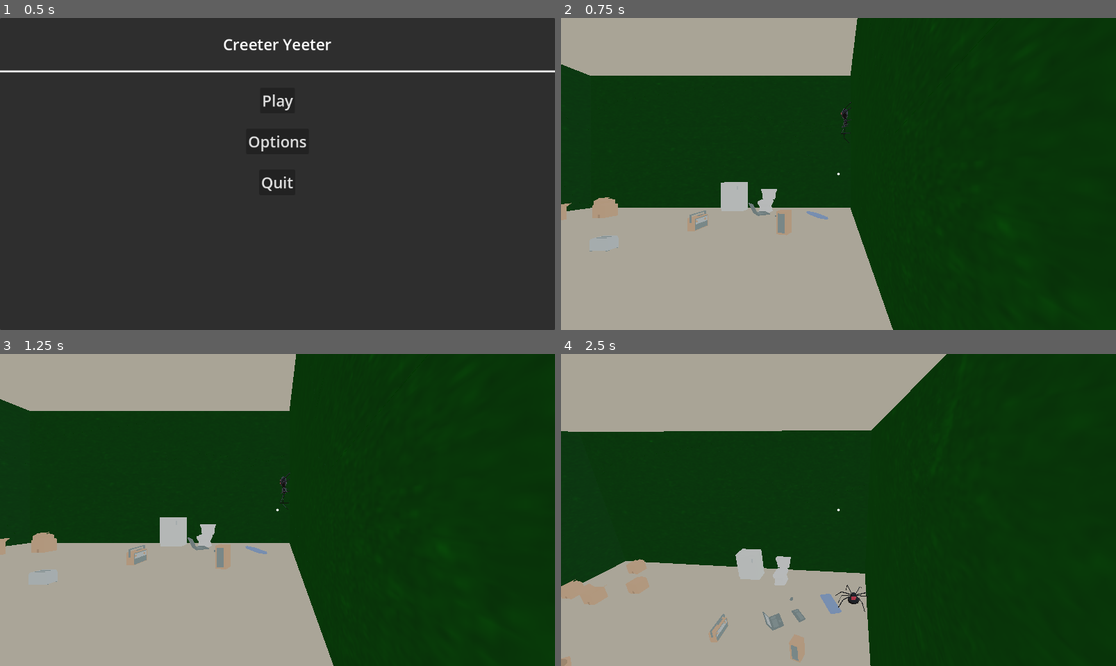
Above: before the commit, frames 1-4 (two rows, left to right).
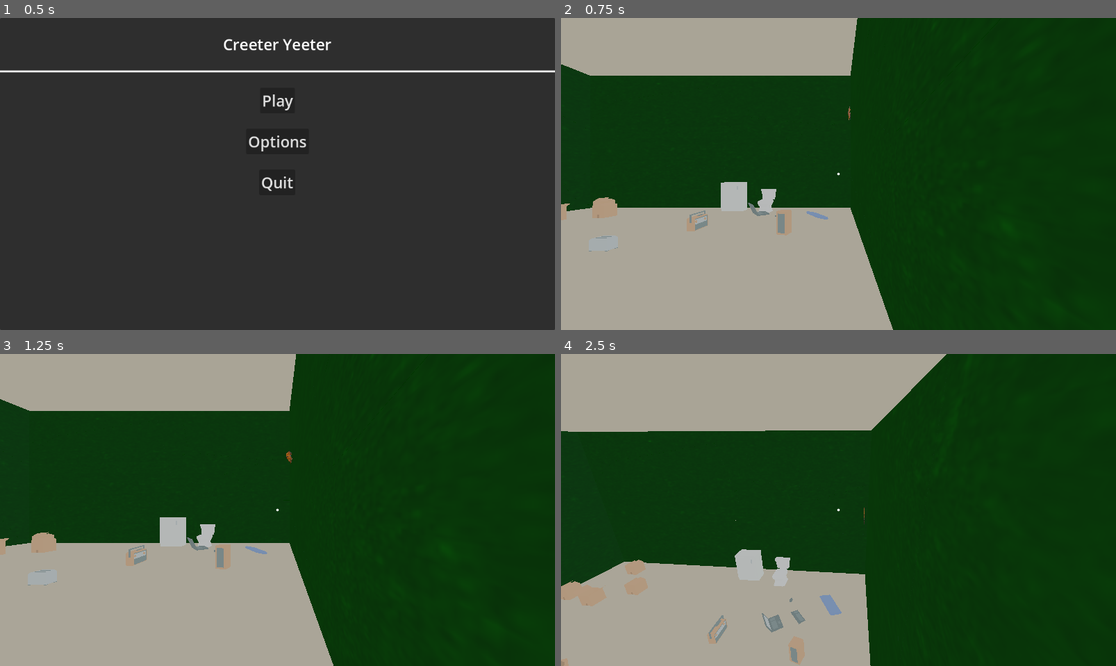
Above: after the commit, the same moments.

Repository: rcorre/wildjam84
Game: Godot game, scene res://menus/title/Title.tscn
The game is run twice, just before and just after one commit, with the same random seed, the same clock (stepped at 60 frames per second) and the same inputs.
Inputs (mouse positions are in pixels of both pictures, inside the frame that each line leads up to):
- Up to frame 1 (0.5 s): no input
- Up to frame 2 (0.75 s): click "Play" at 0.5 s
- Up to frame 3 (1.25 s): no input
- Up to frame 4 (2.5 s): tap Enter at 1.25 s; move the mouse to (866, 510) at 1.27 s; hold Right mouse button (drop) 1.28-2.03 s; hold W (forward) from 1.28 s (still down); tap Space (jump) at 1.52, 1.55, 1.82, 2.1, 2.27 s; move the mouse to (810, 510) at 2.02 s; right-click (810, 510) at 2.3 s

Frame 1 is identical in both runs. In frame 2, 0.1% of the frame differs, in the area x 1-60%, y 5-100%; in frame 3, 0.1%; in frame 4, 0.7%, in the area x 0-64%, y 11-100%.

Commit message:
Add butterfly enemy

Diff:
--- a/global/Constants.gd
+++ b/global/Constants.gd
@@ -14,25 +14,29 @@
 		# It's assumed that the chances will always total to 100
 		"bugs": [
 			{
-				"name": "Spider",
+				"name": "Butterfly",
 				"chance": 100,
 			},
 		],
-		"min_spawn_frequency": 10.0,
-		"max_spawn_frequency": 15.0,
-		"max_concurrent_bugs": 2,
+		"min_spawn_frequency": 6.0,
+		"max_spawn_frequency": 12.0,
+		"max_concurrent_bugs": 4,
 		"chase_factor": 0,
 		"wall_color": Color.WEB_GREEN,
 	},
 	{
 		"bugs": [
 			{
+				"name": "Butterfly",
+				"chance": 30,
+			},
+			{
 				"name": "Spider",
-				"chance": 100,
+				"chance": 70,
 			},
 		],
-		"min_spawn_frequency": 7.0,
-		"max_spawn_frequency": 12.0,
+		"min_spawn_frequency": 6.0,
+		"max_spawn_frequency": 11.0,
 		"max_concurrent_bugs": 3,
 		"chase_factor": 0.5,
 		"wall_color": Color.PALE_GREEN,
--- a/scenes/Bugs/Bug.gd
+++ b/scenes/Bugs/Bug.gd
@@ -3,12 +3,6 @@
 
 # Chance to enter slomo on killing a bug
 const SLOMO_CHANCE := 0.2
-
-# Time you can stand near a bug till it jumps on you
-const JUMP_SECS := 3.0
-
-# How fast the jump animation is
-const JUMP_ANIM_SECS := 0.25
 
 signal on_bug_death(bug: Bug)
 
@@ -24,17 +18,11 @@
 # chance to move vs standing still
 @export var move_chance := 0.5
 
-@onready var mesh: Node3D = $Armature/Skeleton3D/Mesh
 
 @onready var walk_sound: AudioStreamPlayer3D = $WalkSound
 @onready var splat_sound: AudioStreamPlayer3D = $SplatSound
 @onready var splat_particles: CPUParticles3D = $SplatParticles
 @onready var anim: AnimationPlayer = $AnimationPlayer
-@onready var jump_area: Area3D = $JumpArea
-
-var current_direction: Vector3 = Vector3.ZERO
-var jump_charge := 0.0
-var face_hugging: Player
 
 var player : Player
 var chase_factor : float = 0
@@ -42,7 +30,16 @@
 var last_floor_normal := Vector3.ZERO
 var last_turn := -1.0
 
+# child classes must set
+var mesh: Node3D
+var move_animation_name : String
+var idle_animation_name : String
+
+func _on_ready() -> void:
+	pass
+
 func _ready() -> void:
+	_on_ready()
 	var timer := Timer.new()
 	add_child(timer)
 	timer.one_shot = true
@@ -52,75 +49,21 @@
 	# 3 is "enemy", no easy way to get this programatically
 	set_collision_layer_value(3, true)
 
-func _physics_process(delta: float) -> void:
-	if health <= 0:
-		return
-
-	if face_hugging == null and jump_area.has_overlapping_bodies():
-		maybe_jump(delta)
-	else:
-		jump_charge = move_toward(jump_charge, 0.0, delta)
-
-	if last_turn != -1:
-		last_turn += delta
-
-	if not face_hugging:
-		var collision := move_and_collide(basis.z * delta * speed)
-		if collision and (last_turn == -1 or last_turn > 2):
-			last_turn = 0
-			basis = Basis.looking_at(collision.get_normal(0).cross(up_direction), collision.get_normal(0))
-		# move_and_slide()
-
-func maybe_jump(delta: float) -> void:
-	var player := jump_area.get_overlapping_bodies()[0] as Player
-	if player.face_hugger:
-		# already got one
-		return
-
-	jump_charge = move_toward(jump_charge, 1.0, delta / JUMP_SECS)
-
-	if jump_charge < 1.0:
-		return
-
-	prints(self, "jumping on player")
-
-	player.drop()
-
-	# reparent to the player camera
-	face_hugging = player
-	face_hugging.face_hugger = self
-	reparent(face_hugging.camera)
-	var tween := get_tree().create_tween()
-
-	# move our position to the camera, but a little forward
-	tween.set_parallel()
-	tween.tween_property(self, "position", Vector3.FORWARD * 0.5, JUMP_ANIM_SECS)
-	tween.tween_property(self, "rotation", Vector3(PI / -2.0, 0.0, 0.0), JUMP_ANIM_SECS)
-
-	# just don't collide while jumping
-	collision_layer = 0
-	collision_mask = 0
-	set_collision_layer_value(3, true)
-
-func _get_move_rotation() -> float:
-	if player:
-		# seems to work when I tested with one spider but it's hard to notice much difference in the chaos of many
-		var angle_to_player := basis.z.signed_angle_to(Basis.looking_at(player.position, up_direction).z, up_direction) + PI
-		return (randf_range(0, PI * 2) + (chase_factor * angle_to_player)) / (chase_factor + 1)
-	return randf_range(0, PI * 2)
+func _rotate_for_move() -> void:
+	pass
 
 func move(timer: Timer) -> void:
 	if health <= 0:
 		return
 	timer.start(randf_range(min_move_secs, max_move_secs))
 	if randf() < move_chance:
-		rotate_object_local(up_direction, _get_move_rotation())
+		_rotate_for_move()
 		velocity = speed * basis.z
-		anim.play("Walk")
+		anim.play(move_animation_name)
 		walk_sound.playing = true
 	else:
 		velocity = Vector3.ZERO
-		anim.play("Idle")
+		anim.play(idle_animation_name)
 		walk_sound.playing = false
 
 func hit(_from: Vector3, damage: int) -> void:
@@ -135,6 +78,7 @@
 		collision_mask = 0
 		mesh.visible = false
 		if randf() <= SLOMO_CHANCE:
+			# todo slowmo sound effect
 			Engine.time_scale = 0.1
 			var tween := get_tree().create_tween()
 			# note: the 0.1 delay actually equals 1s because we reduced the time scale
--- /dev/null
+++ b/scenes/Bugs/Butterfly/Butterfly.gd
@@ -0,0 +1,30 @@
+class_name Butterfly extends Bug
+
+const ALL_DIRECTIONS = [
+	Vector3.MODEL_BOTTOM,
+	Vector3.MODEL_FRONT,
+	Vector3.MODEL_LEFT,
+	Vector3.MODEL_REAR,
+	Vector3.MODEL_RIGHT,
+	Vector3.MODEL_TOP,
+]
+
+func _physics_process(delta: float) -> void:
+	if health <= 0:
+		return
+	move_and_slide()
+
+func _on_ready() -> void:
+	self.move_animation_name = "fly"
+	self.idle_animation_name = "fly"
+	self.mesh = $"butterfly_root/Skeleton3D/butterfly "
+
+func _get_move_rotation(axis: Vector3) -> float:
+	if player:
+		var angle_to_player := basis.z.signed_angle_to(Basis.looking_at(player.position, axis).z, axis) + PI
+		return (randf_range(0, PI * 2) + (chase_factor * angle_to_player)) / (chase_factor + 1)
+	return randf_range(0, PI * 2)
+
+func _rotate_for_move() -> void:
+	var axis := ALL_DIRECTIONS[randi_range(0, 5)] as Vector3
+	rotate_object_local(axis, _get_move_rotation(axis))
--- /dev/null
+++ b/scenes/Bugs/Butterfly/Butterfly.tscn
@@ -0,0 +1,70 @@
+[gd_scene load_steps=9 format=3 uid="uid://gvhpg148ek8a"]
+
+[ext_resource type="PackedScene" uid="uid://kvlkac7m23s0" path="res://assets/models/Butterfly.glb" id="1_de5c5"]
+[ext_resource type="Script" uid="uid://b8h0ifu83xibr" path="res://scenes/Bugs/Butterfly/Butterfly.gd" id="2_47vs3"]
+[ext_resource type="AudioStream" uid="uid://bw4rruf5dkba" path="res://assets/sounds/splat.wav" id="3_jvhbi"]
+[ext_resource type="AudioStream" uid="uid://dqj14kxs03mxs" path="res://assets/sounds/wing_flap.mp3" id="4_jvhbi"]
+
+[sub_resource type="BoxShape3D" id="BoxShape3D_ybh7j"]
+size = Vector3(0.227417, 0.531982, 0.460388)
+
+[sub_resource type="StandardMaterial3D" id="StandardMaterial3D_77qx4"]
+albedo_color = Color(0.485565, 0.789398, 0.263196, 1)
+
+[sub_resource type="SphereMesh" id="SphereMesh_rgddv"]
+radius = 0.1
+height = 0.2
+radial_segments = 16
+rings = 8
+
+[sub_resource type="Curve" id="Curve_ceh6o"]
+_data = [Vector2(0, 1), 0.0, 0.0, 0, 0, Vector2(1, 0), 0.0, 0.0, 0, 0]
+point_count = 2
+
+[node name="Butterfly" instance=ExtResource("1_de5c5")]
+floor_stop_on_slope = false
+floor_block_on_wall = false
+floor_max_angle = 3.14159
+script = ExtResource("2_47vs3")
+health = 25
+max_move_secs = 3.0
+move_chance = 0.75
+
+[node name="Skeleton3D" parent="butterfly_root" index="0"]
+bones/3/rotation = Quaternion(-0.0229996, 0.00129381, 0.346822, 0.937648)
+bones/6/rotation = Quaternion(-0.0229996, -0.0012938, -0.346822, 0.937648)
+bones/8/rotation = Quaternion(-0.0146719, -0.00143225, -0.0789218, 0.996772)
+bones/10/rotation = Quaternion(-0.014672, 0.00143237, 0.0789218, 0.996772)
+
+[node name="SplatSound" type="AudioStreamPlayer3D" parent="." index="2"]
+stream = ExtResource("3_jvhbi")
+pitch_scale = 1.5
+
+[node name="WalkSound" type="AudioStreamPlayer3D" parent="." index="3"]
+stream = ExtResource("4_jvhbi")
+volume_db = 10.0
+max_distance = 20.0
+
+[node name="CollisionShape3D" type="CollisionShape3D" parent="." index="4"]
+transform = Transform3D(-4.37114e-08, 1, 0, -1, -4.37114e-08, 0, 0, 0, 1, 0.00109862, 0.110557, 0.0226135)
+shape = SubResource("BoxShape3D_ybh7j")
+
+[node name="SplatParticles" type="CPUParticles3D" parent="." index="5"]
+material_override = SubResource("StandardMaterial3D_77qx4")
+emitting = false
+amount = 64
+lifetime = 0.5
+one_shot = true
+explosiveness = 0.7
+mesh = SubResource("SphereMesh_rgddv")
+direction = Vector3(0, 1, 0)
+spread = 98.26
+initial_velocity_min = 3.0
+initial_velocity_max = 8.0
+damping_min = 1.0
+damping_max = 1.0
+scale_amount_curve = SubResource("Curve_ceh6o")
+
+[node name="VisibleOnScreenNotifier3D" type="VisibleOnScreenNotifier3D" parent="." index="6"]
+transform = Transform3D(1, 0, 0, 0, 1, 0, 0, 0, 1, 0, -0.145862, 0)
+aabb = AABB(-0.295265, 0.112478, -0.353229, 0.590531, 0.130513, 0.479896)
--- a/scenes/Bugs/Controller/BugController.gd
+++ b/scenes/Bugs/Controller/BugController.gd
@@ -11,7 +11,8 @@
 	6: Constants.DIRECTION.DOWN
 }
 
-@export var Spider : PackedScene
+@export var spider_scene : PackedScene
+@export var butterfly_scene : PackedScene
 
 var player : Player
 var difficulty_level: int
@@ -31,8 +32,9 @@
 
 func _get_bug_scene(bug_name: String) -> PackedScene:
 	match bug_name:
-		"Spider": return Spider
-		_: return Spider
+		"Spider": return spider_scene
+		"Butterfly": return butterfly_scene
+		_: return spider_scene
 
 func _pick_bug(options: Array) -> PackedScene:
 	var rand_val := randi_range(1, 100)
--- a/scenes/Bugs/Controller/BugController.tscn
+++ b/scenes/Bugs/Controller/BugController.tscn
@@ -1,8 +1,10 @@
-[gd_scene load_steps=3 format=3 uid="uid://bmuj4v85vq2os"]
+[gd_scene load_steps=4 format=3 uid="uid://bmuj4v85vq2os"]
 
 [ext_resource type="Script" uid="uid://rcv2hs2w8v32" path="res://scenes/Bugs/Controller/BugController.gd" id="1_8mp4u"]
-[ext_resource type="PackedScene" uid="uid://dmv485f177oai" path="res://scenes/Bugs/Spider.tscn" id="2_kk0mv"]
+[ext_resource type="PackedScene" uid="uid://dmv485f177oai" path="res://scenes/Bugs/Spider/Spider.tscn" id="2_kk0mv"]
+[ext_resource type="PackedScene" uid="uid://gvhpg148ek8a" path="res://scenes/Bugs/Butterfly/Butterfly.tscn" id="3_skq4w"]
 
 [node name="BugController" type="Node3D"]
 script = ExtResource("1_8mp4u")
-Spider = ExtResource("2_kk0mv")
+spider_scene = ExtResource("2_kk0mv")
+butterfly_scene = ExtResource("3_skq4w")
--- a/scenes/Bugs/Spider.tscn
+++ /dev/null
@@ -1,115 +0,0 @@
-[gd_scene load_steps=10 format=3 uid="uid://dmv485f177oai"]
-
-[ext_resource type="PackedScene" uid="uid://cjttwapnf87ix" path="res://assets/models/Spider.glb" id="1_hhqfg"]
-[ext_resource type="Script" uid="uid://bsx4vw80jdvnk" path="res://scenes/Bugs/Bug.gd" id="2_54sod"]
-[ext_resource type="AudioStream" uid="uid://bw4rruf5dkba" path="res://assets/sounds/splat.wav" id="3_sdwer"]
-[ext_resource type="AudioStream" uid="uid://cvvekbvqp1efp" path="res://assets/sounds/spider_walk.wav" id="4_dwmdf"]
-
-[sub_resource type="BoxShape3D" id="BoxShape3D_dwmdf"]
-size = Vector3(0.264404, 1, 1)
-
-[sub_resource type="StandardMaterial3D" id="StandardMaterial3D_dwmdf"]
-albedo_color = Color(0.485565, 0.789398, 0.263196, 1)
-
-[sub_resource type="SphereMesh" id="SphereMesh_aybe7"]
-radius = 0.1
-height = 0.2
-radial_segments = 16
-rings = 8
-
-[sub_resource type="Curve" id="Curve_bitvr"]
-_data = [Vector2(0, 1), 0.0, 0.0, 0, 0, Vector2(1, 0), 0.0, 0.0, 0, 0]
-point_count = 2
-
-[sub_resource type="SphereShape3D" id="SphereShape3D_dwmdf"]
-radius = 5.0
-
-[node name="Spider" instance=ExtResource("1_hhqfg")]
-floor_stop_on_slope = false
-floor_block_on_wall = false
-floor_max_angle = 3.14159
-script = ExtResource("2_54sod")
-
-[node name="Skeleton3D" parent="Armature" index="0"]
-bones/1/position = Vector3(0.289725, 0.00203593, 0.391904)
-bones/1/rotation = Quaternion(0.975297, 0, -0.220897, 3.49246e-09)
-bones/2/position = Vector3(0.654924, 0.00203593, 0.0888006)
-bones/2/rotation = Quaternion(-0.701889, 1.86265e-09, 0.712287, -1.86265e-09)
-bones/3/position = Vector3(0.516997, 0.00203593, -0.262792)
-bones/3/rotation = Quaternion(-0.618405, 1.86264e-09, 0.78586, 0)
-bones/4/position = Vector3(0.492613, 0.00203593, -0.446825)
-bones/5/position = Vector3(-0.289725, 0.00203593, 0.590341)
-bones/5/rotation = Quaternion(0.975297, 0, 0.220897, 3.49246e-09)
-bones/6/position = Vector3(-0.55938, 0.00203593, -0.0287917)
-bones/6/rotation = Quaternion(0.701889, 1.86265e-09, 0.712287, 1.86265e-09)
-bones/7/position = Vector3(-0.641939, 0.00203593, -0.101103)
-bones/7/rotation = Quaternion(0.618405, 1.86264e-09, 0.78586, 0)
-bones/8/position = Vector3(-0.365221, 0.00203593, -0.557067)
-bones/9/position = Vector3(0, 0.14, 0)
-bones/9/rotation = Quaternion(0.707107, -1.37679e-07, -1.37679e-07, 0.707107)
-bones/10/rotation = Quaternion(-0.152644, 0.0595433, -0.228784, 0.95959)
-bones/11/rotation = Quaternion(0.757882, 0.00412373, -0.112257, 0.642648)
-bones/12/rotation = Quaternion(-0.0471181, 0.0398323, -0.644364, 0.762226)
-bones/13/rotation = Quaternion(0.392574, -0.0252504, -0.0872432, 0.915225)
-bones/14/rotation = Quaternion(-0.0357179, 0.113649, -0.819762, 0.560177)
-bones/15/rotation = Quaternion(0.563004, 0.0144731, -0.142139, 0.814011)
-bones/16/rotation = Quaternion(0.0224688, -0.0520702, 0.916689, -0.395557)
-bones/17/rotation = Quaternion(0.382981, -0.0141097, -0.0490524, 0.922345)
-bones/18/rotation = Quaternion(-0.0470405, -0.00879539, 0.183583, 0.981839)
-bones/19/rotation = Quaternion(0.394072, 0.0115419, 0.0360793, 0.918299)
-bones/20/rotation = Quaternion(-0.0880852, -0.11744, 0.679534, 0.718806)
-bones/21/rotation = Quaternion(0.60985, 0.00538874, 0.18365, 0.770926)
-bones/22/rotation = Quaternion(-0.0399302, -0.0452872, 0.748707, 0.660146)
-bones/23/rotation = Quaternion(0.406819, 0.0164519, 0.0534033, 0.911798)
-bones/24/rotation = Quaternion(0.0192641, -0.029962, 0.95899, 0.281193)
-bones/25/rotation = Quaternion(0.313085, -0.00841872, 0.0827485, 0.946076)
-bones/26/position = Vector3(0, 0.14, 0)
-bones/26/rotation = Quaternion(-0.707107, 0, 0, 0.707107)
-
-[node name="AnimationPlayer" parent="." index="1"]
-root_motion_track = NodePath("Armature/Skeleton3D:Root")
-root_motion_local = false
-speed_scale = 8.0
-
-[node name="SplatSound" type="AudioStreamPlayer3D" parent="." index="2"]
-stream = ExtResource("3_sdwer")
-pitch_scale = 1.5
-
-[node name="WalkSound" type="AudioStreamPlayer3D" parent="." index="3"]
-stream = ExtResource("4_dwmdf")
-volume_db = 30.0
-pitch_scale = 1.5
-
-[node name="WallRaycast" type="RayCast3D" parent="." index="4"]
-transform = Transform3D(1, 0, 0, 0, 1, 0, 0, 0, 1, 0, 0.116806, 0)
-target_position = Vector3(0, 0, 0.6)
-
-[node name="CollisionShape3D" type="CollisionShape3D" parent="." index="5"]
-transform = Transform3D(-4.37114e-08, 1, 0, -1, -4.37114e-08, 0, 0, 0, 1, 0.0180664, 0.129051, 0)
-shape = SubResource("BoxShape3D_dwmdf")
-
-[node name="SplatParticles" type="CPUParticles3D" parent="." index="6"]
-material_override = SubResource("StandardMaterial3D_dwmdf")
-emitting = false
-amount = 64
-lifetime = 0.5
-one_shot = true
-explosiveness = 0.7
-mesh = SubResource("SphereMesh_aybe7")
-direction = Vector3(0, 1, 0)
-spread = 98.26
-initial_velocity_min = 3.0
-initial_velocity_max = 8.0
-damping_min = 1.0
-damping_max = 1.0
-scale_amount_curve = SubResource("Curve_bitvr")
-
-[node name="VisibleOnScreenNotifier3D" type="VisibleOnScreenNotifier3D" parent="." index="7"]
-aabb = AABB(-0.188965, 0.0520205, -0.353229, 0.37793, 0.251428, 0.479896)
-
-[node name="JumpArea" type="Area3D" parent="." index="8"]
-collision_layer = 0
-collision_mask = 2
-
-[node name="CollisionShape3D" type="CollisionShape3D" parent="JumpArea" index="0"]
-shape = SubResource("SphereShape3D_dwmdf")
--- /dev/null
+++ b/scenes/Bugs/Spider/Spider.gd
@@ -0,0 +1,78 @@
+class_name Spider extends Bug
+
+# Time you can stand near a bug till it jumps on you
+const JUMP_SECS := 3.0
+
+# How fast the jump animation is
+const JUMP_ANIM_SECS := 0.25
+
+@onready var jump_area: Area3D = $JumpArea
+
+var current_direction: Vector3 = Vector3.ZERO
+var jump_charge := 0.0
+var face_hugging: Player
+
+func _on_ready() -> void:
+	self.move_animation_name = "Walk"
+	self.idle_animation_name = "Idle"
+	self.mesh = $Armature/Skeleton3D/Mesh
+
+func _physics_process(delta: float) -> void:
+	if health <= 0:
+		return
+
+	if face_hugging == null and jump_area.has_overlapping_bodies():
+		maybe_jump(delta)
+	else:
+		jump_charge = move_toward(jump_charge, 0.0, delta)
+
+	if last_turn != -1:
+		last_turn += delta
+
+	if not face_hugging:
+		var collision := move_and_collide(basis.z * delta * speed)
+		if collision and (last_turn == -1 or last_turn > 2):
+			last_turn = 0
+			basis = Basis.looking_at(collision.get_normal(0).cross(up_direction), collision.get_normal(0))
+		# move_and_slide()
+
+func _get_move_rotation() -> float:
+	if player:
+		# seems to work when I tested with one bug but it's hard to notice much difference in the chaos of many
+		var angle_to_player := basis.z.signed_angle_to(Basis.looking_at(player.position, up_direction).z, up_direction) + PI
+		return (randf_range(0, PI * 2) + (chase_factor * angle_to_player)) / (chase_factor + 1)
+	return randf_range(0, PI * 2)
+
+func _rotate_for_move() -> void:
+	rotate_object_local(up_direction, _get_move_rotation())
+
+func maybe_jump(delta: float) -> void:
+	var player := jump_area.get_overlapping_bodies()[0] as Player
+	if player.face_hugger:
+		# already got one
+		return
+
+	jump_charge = move_toward(jump_charge, 1.0, delta / JUMP_SECS)
+
+	if jump_charge < 1.0:
+		return
+
+	prints(self, "jumping on player")
+
+	player.drop()
+
+	# reparent to the player camera
+	face_hugging = player
+	face_hugging.face_hugger = self
+	reparent(face_hugging.camera)
+	var tween := get_tree().create_tween()
+
+	# move our position to the camera, but a little forward
+	tween.set_parallel()
+	tween.tween_property(self, "position", Vector3.FORWARD * 0.5, JUMP_ANIM_SECS)
+	tween.tween_property(self, "rotation", Vector3(PI / -2.0, 0.0, 0.0), JUMP_ANIM_SECS)
+
+	# just don't collide while jumping
+	collision_layer = 0
+	collision_mask = 0
+	set_collision_layer_value(3, true)
--- /dev/null
+++ b/scenes/Bugs/Spider/Spider.tscn
@@ -0,0 +1,80 @@
+[gd_scene load_steps=10 format=3 uid="uid://dmv485f177oai"]
+
+[ext_resource type="PackedScene" uid="uid://cjttwapnf87ix" path="res://assets/models/Spider.glb" id="1_1yk61"]
+[ext_resource type="Script" uid="uid://byxlmeew8p21u" path="res://scenes/Bugs/Spider/Spider.gd" id="2_bwpam"]
+[ext_resource type="AudioStream" uid="uid://bw4rruf5dkba" path="res://assets/sounds/splat.wav" id="3_y414b"]
+[ext_resource type="AudioStream" uid="uid://cvvekbvqp1efp" path="res://assets/sounds/spider_walk.wav" id="4_28cwy"]
+
+[sub_resource type="BoxShape3D" id="BoxShape3D_dwmdf"]
+size = Vector3(0.264404, 1, 1)
+
+[sub_resource type="StandardMaterial3D" id="StandardMaterial3D_dwmdf"]
+albedo_color = Color(0.485565, 0.789398, 0.263196, 1)
+
+[sub_resource type="SphereMesh" id="SphereMesh_aybe7"]
+radius = 0.1
+height = 0.2
+radial_segments = 16
+rings = 8
+
+[sub_resource type="Curve" id="Curve_bitvr"]
+_data = [Vector2(0, 1), 0.0, 0.0, 0, 0, Vector2(1, 0), 0.0, 0.0, 0, 0]
+point_count = 2
+
+[sub_resource type="SphereShape3D" id="SphereShape3D_dwmdf"]
+radius = 5.0
+
+[node name="Spider" instance=ExtResource("1_1yk61")]
+floor_stop_on_slope = false
+floor_block_on_wall = false
+floor_max_angle = 3.14159
+script = ExtResource("2_bwpam")
+
+[node name="AnimationPlayer" parent="." index="1"]
+root_motion_track = NodePath("Armature/Skeleton3D:Root")
+root_motion_local = false
+speed_scale = 8.0
+
+[node name="SplatSound" type="AudioStreamPlayer3D" parent="." index="2"]
+stream = ExtResource("3_y414b")
+pitch_scale = 1.5
+
+[node name="WalkSound" type="AudioStreamPlayer3D" parent="." index="3"]
+stream = ExtResource("4_28cwy")
+volume_db = 10.0
+pitch_scale = 1.5
+max_distance = 20.0
+
+[node name="WallRaycast" type="RayCast3D" parent="." index="4"]
+transform = Transform3D(1, 0, 0, 0, 1, 0, 0, 0, 1, 0, 0.116806, 0)
+target_position = Vector3(0, 0, 0.6)
+
+[node name="CollisionShape3D" type="CollisionShape3D" parent="." index="5"]
+transform = Transform3D(-4.37114e-08, 1, 0, -1, -4.37114e-08, 0, 0, 0, 1, 0.0180664, 0.129051, 0)
+shape = SubResource("BoxShape3D_dwmdf")
+
+[node name="SplatParticles" type="CPUParticles3D" parent="." index="6"]
+material_override = SubResource("StandardMaterial3D_dwmdf")
+emitting = false
+amount = 64
+lifetime = 0.5
+one_shot = true
+explosiveness = 0.7
+mesh = SubResource("SphereMesh_aybe7")
+direction = Vector3(0, 1, 0)
+spread = 98.26
+initial_velocity_min = 3.0
+initial_velocity_max = 8.0
+damping_min = 1.0
+damping_max = 1.0
+scale_amount_curve = SubResource("Curve_bitvr")
+
+[node name="VisibleOnScreenNotifier3D" type="VisibleOnScreenNotifier3D" parent="." index="7"]
+aabb = AABB(-0.188965, 0.0520205, -0.353229, 0.37793, 0.251428, 0.479896)
+
+[node name="JumpArea" type="Area3D" parent="." index="8"]
+collision_layer = 0
+collision_mask = 2
+
+[node name="CollisionShape3D" type="CollisionShape3D" parent="JumpArea" index="0"]
+shape = SubResource("SphereShape3D_dwmdf")
--- a/scenes/Player.gd
+++ b/scenes/Player.gd
@@ -27,12 +27,13 @@
 @onready var grab_ray: RayCast3D = $Camera3D/RayCast3D
 @onready var grab_point: Node3D = $Camera3D/GrabPoint
 @onready var bug_detector: Area3D = $BugDetector
-# I'm sorry
+# I'm sorry.
+# don't know why, but the radius is set to 5 but it's getting hits as far as 15.x meters
 @onready var bug_detector_radius: float = (
 	(
 		bug_detector.get_node("CollisionShape3D") as CollisionShape3D
 	).shape as SphereShape3D
-).radius
+).radius * 3
 @onready var panic_sound: AudioStreamPlayer3D = $PanicSound
 
 var look: Vector2
@@ -159,7 +160,7 @@
 	var closest_distance := INF
 	for bug in visible_bugs:
 		closest_distance = min((bug.position - self.position).length(), closest_distance)
-	var proximity_factor := lerpf(0.5, 2, 1 - (closest_distance / bug_detector_radius))
+	var proximity_factor := lerpf(0.5, 2, clampf(1 - (closest_distance / bug_detector_radius), 0, 1))
 
 	# Use sqrt, so two bugs is more panic, but not twice as much
 	var quantity_factor := sqrt(visible_bugs.size())
Binary file added: assets/models/Butterfly.glb
Not shown, added: assets/models/Butterfly.glb.import
Binary file added: assets/models/Butterfly_butterflytexture.png
Not shown, added: assets/models/Butterfly_butterflytexture.png.import
Not shown, added: assets/sounds/wing_flap.mp3.import
Not shown, added: scenes/Bugs/Butterfly/Butterfly.gd.uid
Not shown, added: scenes/Bugs/Spider/Spider.gd.uid
Not shown, added: assets/sounds/wing_flap.mp3
